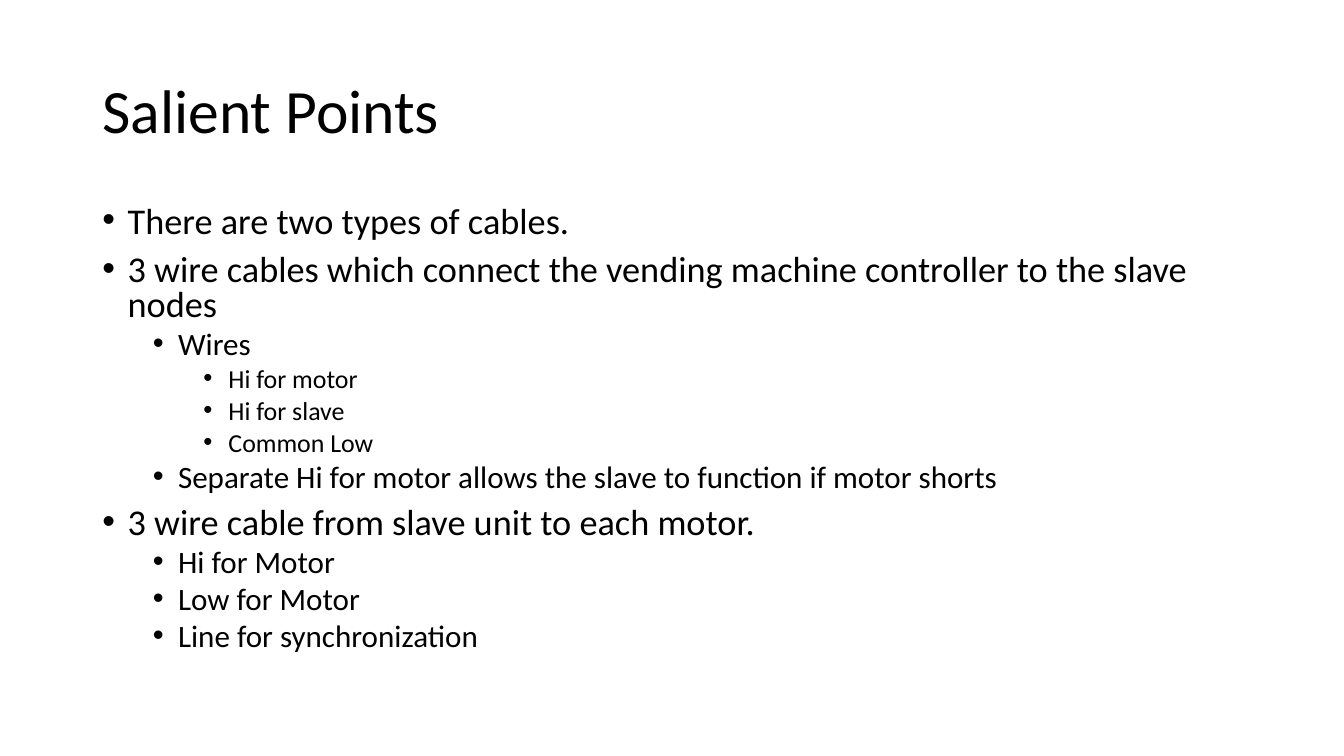
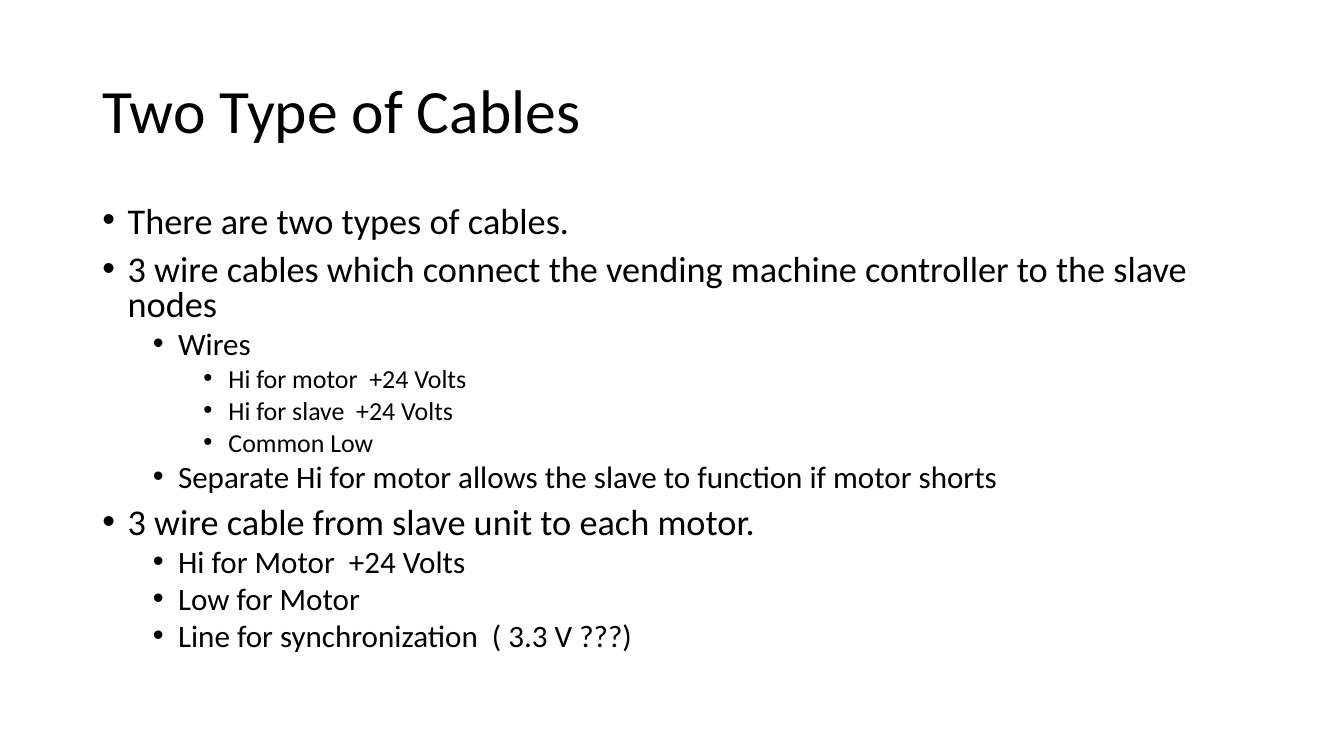
Before and after one commit to NanoDataCenter/nano_data_center, a slide deck: slide 9 of presentations/session_4/vending_machine_design/Vending Machine Hardware Design.pptx. Drawn at 1344x756 pixels with LibreOffice and Linux fonts; fonts in the diff are those of the drawing. Boxes give left, top, right and bottom in pixels: in the first picture for what was removed or moved away, otherwise in the second. Text is boxed around its words. In the diff, an @@ line names an element or a change of style, - is before the commit and + after.

```diff
--- a/presentations/session_4/vending_machine_design/Vending Machine Hardware Design.pptx
+++ b/presentations/session_4/vending_machine_design/Vending Machine Hardware Design.pptx
@@ title at (102,90,580,143): text changed @@
-Salient Points
+Two Type of Cables
@@ text at (228,370,466,421): text changed @@
-    • Hi for motor
-    • Hi for slave
+    • Hi for motor +24 Volts
+    • Hi for slave +24 Volts
@@ text at (178,551,465,574): text changed @@
-  • Hi for Motor
+  • Hi for Motor +24 Volts
@@ text at (178,625,573,652): text changed @@
-  • Line for synchronization
+  • Line for synchronization ( 3.3 V ???)
```
Also in this commit, not shown: 6 other slides changed, 1 slide added.
